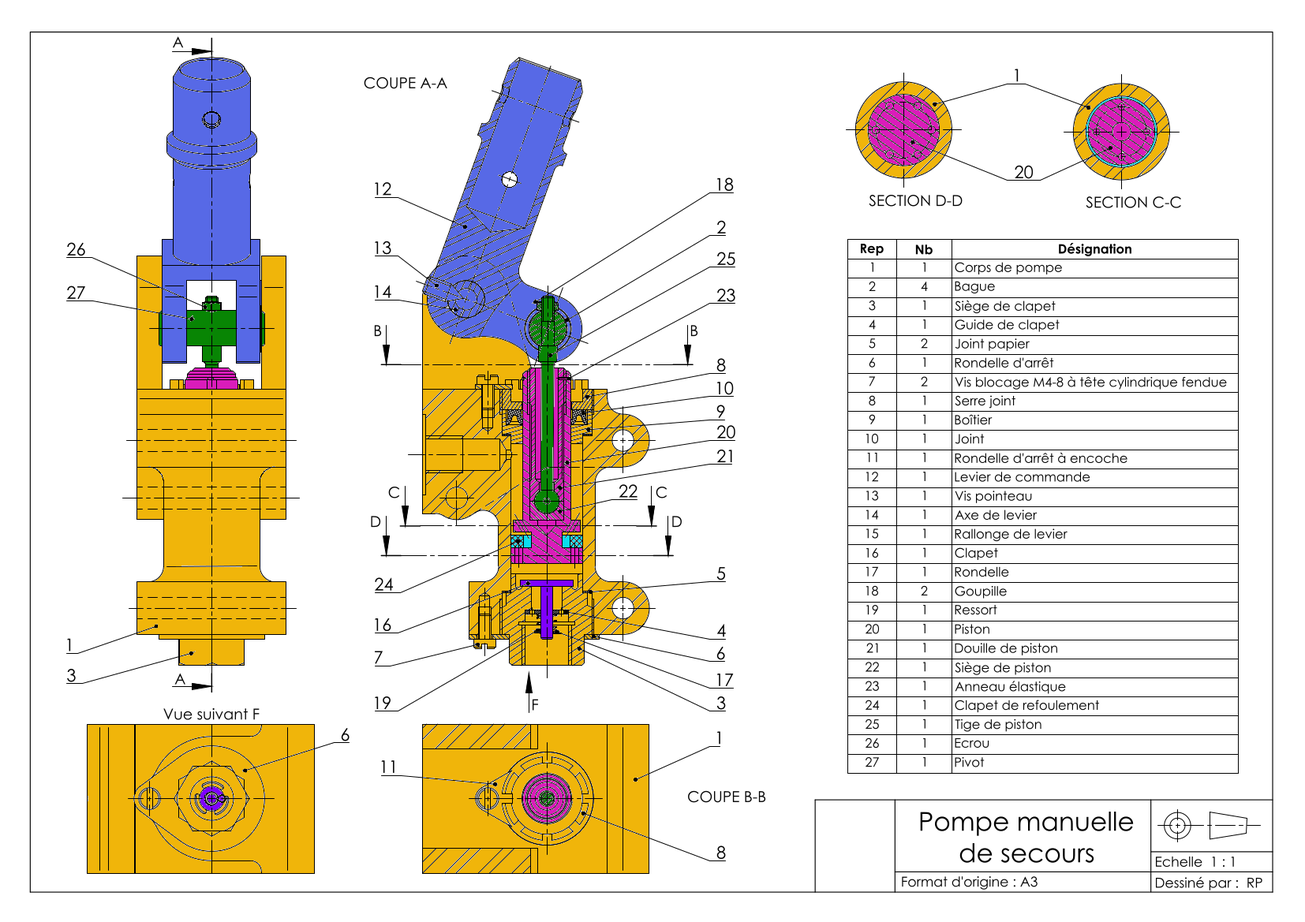
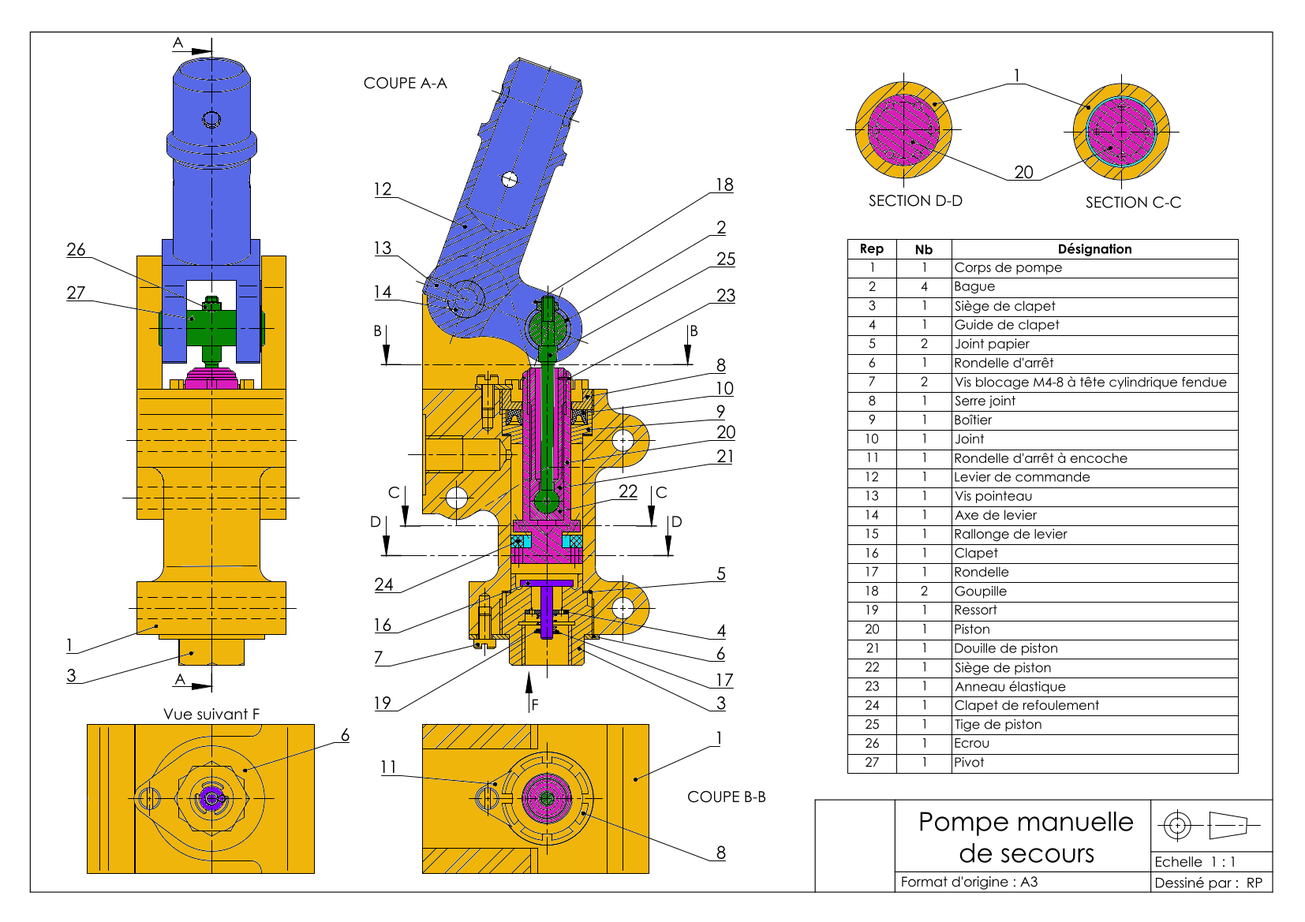
The second (1305, 922) image is a revision of the first. Changes to its layers:
painted on "C00" over [446, 488, 468, 509]
